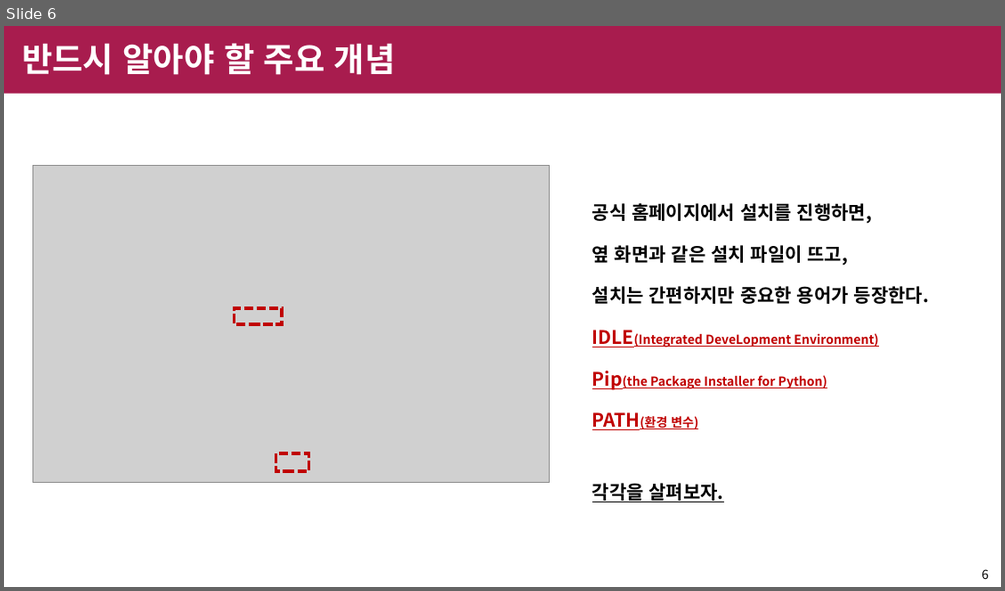
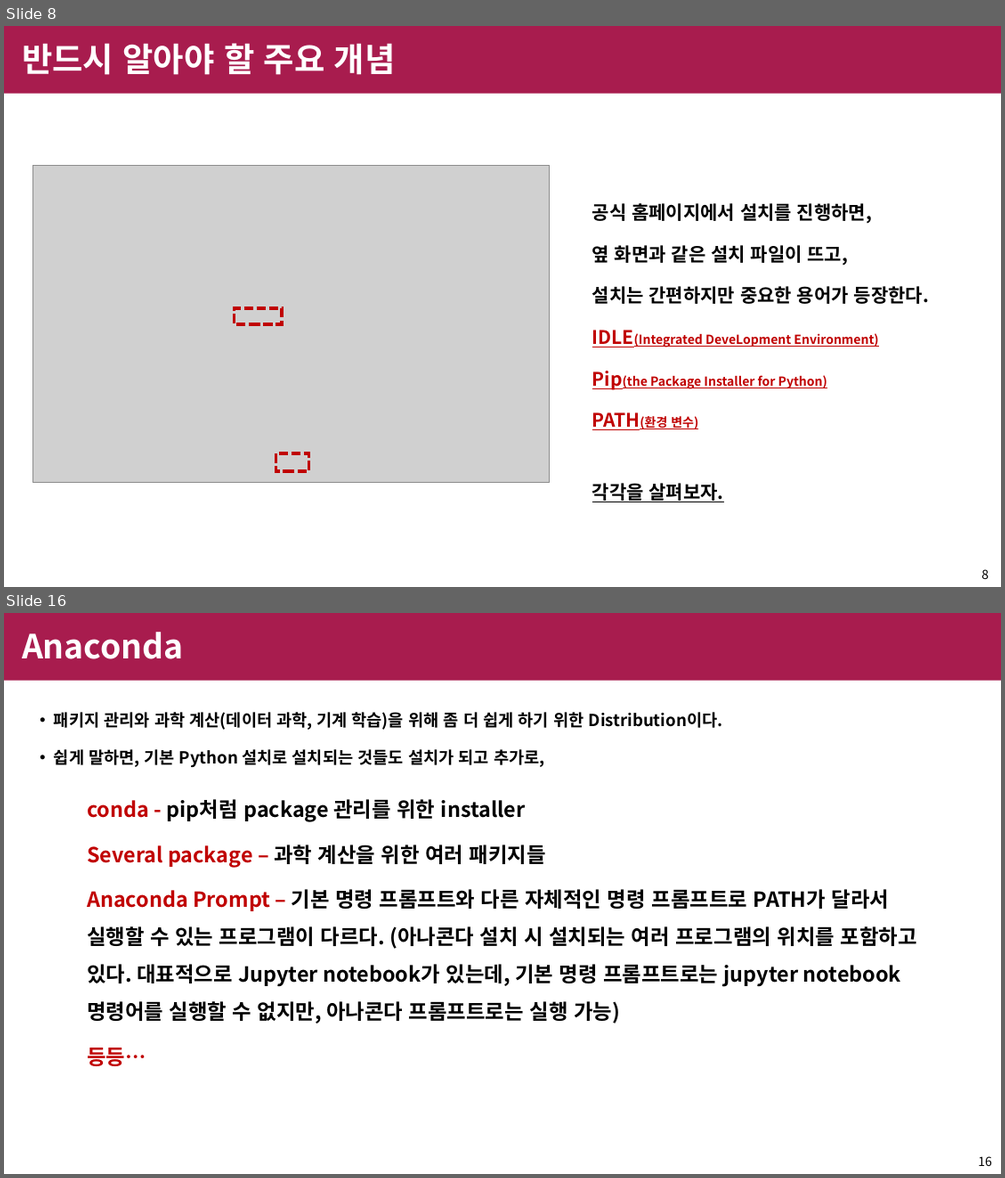
Before and after one commit to shinychan95/R_to_Python, a slide deck: R/python 설치 정리.pptx. Shown one above the other, each under a label of ours: slide 6 before the commit, slides 8 and 16 after it; the slides between them are not shown. The pictures are 1005x591 and 1005x1178 pixels, drawn with LibreOffice and Linux fonts; fonts in the diff are those of the drawing; grey boxes stand for pictures; background and template pictures are left out. Boxes give left, top, right and bottom in pixels: in the first picture for what was removed or moved away, otherwise in the second. Text is boxed around its words. In the diff, an @@ line names an element or a change of style, - is before the commit and + after.

Commit message:
python research final

```diff
--- a/R/python 설치 정리.pptx
+++ b/R/python 설치 정리.pptx
@@ slide 16 added at box(4, 613, 1001, 1174), background #FFFFFF; not listed: 1 template element that a slide beside it also shows @@
@@ title added at box(22, 632, 184, 659), 32 pt, text #FFFFFF, bold @@
+Anaconda
@@ text added at box(54, 712, 723, 767), 16 pt, text #000000, bold @@
+• 패키지 관리와 과학 계산(데이터 과학, 기계 학습)을 위해 좀 더 쉽게 하기 위한 Distribution이다.
+• 쉽게 말하면, 기본 Python 설치로 설치되는 것들도 설치가 되고 추가로,
@@ text added at box(87, 799, 917, 1066), 20 pt, text #000000, bold @@
+conda - pip처럼 package 관리를 위한 installer
+Several package – 과학 계산을 위한 여러 패키지들
+Anaconda Prompt – 기본 명령 프롬프트와 다른 자체적인 명령 프롬프트로 PATH가 달라서 실행할 수 있는 프로그램이 다르다. (아나콘다 설치 시 설치되는 여러 프로그램의 위치를 포함하고 있다. 대표적으로 Jupyter notebook가 있는데, 기본 명령 프롬프트로는 jupyter notebook 명령어를 실행할 수 없지만, 아나콘다 프롬프트로는 실행 가능)
+등등…
@@ page number added at box(978, 1156, 992, 1166), 12 pt, text #000000 @@
+16
@@ what was slide 6 is now slide 8 @@
@@ page number at box(981, 569, 988, 579): text changed @@
-6
+8
```
Also in this commit, not shown: 7 slides changed, 10 other slides added, 6 slides removed.
